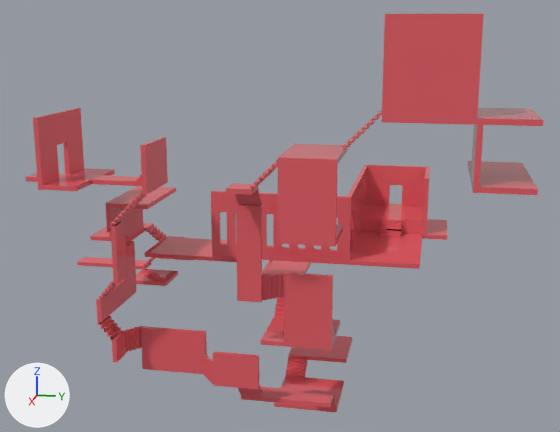
Renders of the FBX model Assets/stage1-1.fbx from each side of a commit.
Camera for both pictures: a 50 mm camera at (126.8, 19.4, 46.1) aimed at (4.1, -5.1, 15.4). The axes (+X, +Y, +Z) are drawn at lower left. The lights are the same throughout. Where no turn or scale is listed for an object, it has been applied to the vertices.

Before the edit, the objects in view are built like this:
```python
me_cube_045 = bpy.data.meshes.new('Cube.045')
me_cube_045.from_pydata(...)  # 329 vertices, 302 faces; spans x -2.8..5.8, y -11.9..1.8, z -1.5..23.3
me_cube_045.materials.append(mat_material_004)  # red #e55f67
me_cube_061 = bpy.data.meshes.new('Cube.061')
me_cube_061.from_pydata(...)  # 694 vertices, 635 faces; spans x -18.1..7.3, y -13.6..1.0, z -29.5..5.0
me_cube_061.materials.append(mat_material_004)  # red #e55f67
me_cube_071 = bpy.data.meshes.new('Cube.071')
me_cube_071.from_pydata(...)  # 304 vertices, 260 faces; spans x -1.0..6.0, y -5.0..9.0, z -228.0..1.0
me_cube_071.materials.append(mat_material_004)  # red #e55f67
me_cube_101 = bpy.data.meshes.new('Cube.101')
me_cube_101.from_pydata(...)  # 1835 vertices, 1568 faces; spans x -32.3..27.2, y -47.3..34.8, z -17.5..47.9
me_cube_101.materials.append(mat_material_004)  # red #e55f67
ob_slab_stair = bpy.data.objects.new('Slab&Stair', me_cube_101)
ob_slab_stair.location = (7.7, -3.4, -0.5)
ob_wall_stair_1 = bpy.data.objects.new('Wall&Stair.1', me_cube_061)
ob_wall_stair_1.location = (13.3, -22.8, 24.1)
ob_wall_stair_2 = bpy.data.objects.new('Wall&Stair.2', me_cube_045)
ob_wall_stair_2.location = (17.5, 3.8, 0.8)
ob_wall_stair_3 = bpy.data.objects.new('Wall&Stair.3', me_cube_071)
ob_wall_stair_3.location = (16.7, -28.5, -2.8)
ob_wall_stair_3.rotation_euler = (-1.571, -1.571, 0.0)  # degrees (-90, -90, 0)
ob_wall_stair_3.scale = (-1.0, -0.3, -0.1)
# also in view: 'Wall' at (7.4, -7.2, 28.4)
```
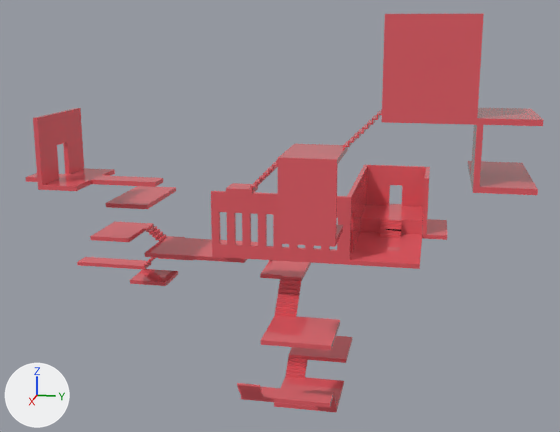
The change, as a diff of the scene's bpy script:
```diff
--- a/Assets/stage1-1.fbx.py
+++ b/Assets/stage1-1.fbx.py
@@ ob_wall_stair_2 @@
-ob_wall_stair_2 = bpy.data.objects.new('Wall&Stair.2', me_cube_045)
-ob_wall_stair_2.location = (17.5, 3.8, 0.8)
@@ ob_wall_stair_1 @@
-ob_wall_stair_1 = bpy.data.objects.new('Wall&Stair.1', me_cube_061)
-ob_wall_stair_1.location = (13.3, -22.8, 24.1)
@@ ob_wall_stair_3 @@
-ob_wall_stair_3 = bpy.data.objects.new('Wall&Stair.3', me_cube_071)
-ob_wall_stair_3.location = (16.7, -28.5, -2.8)
-ob_wall_stair_3.rotation_euler = (-1.571, -1.571, 0.0)  # degrees (-90, -90, 0)
-ob_wall_stair_3.scale = (-1.0, -0.3, -0.1)
```

Location of each change, [x1, y1, x2, y2] in pixels of the pictures (560 x 432 px):
'Wall&Stair.2', deleted (red): before [234, 187, 335, 346]
'Wall&Stair.1', deleted: before [96, 137, 168, 362]
'Wall&Stair.3', deleted (red): before [125, 326, 260, 390]
